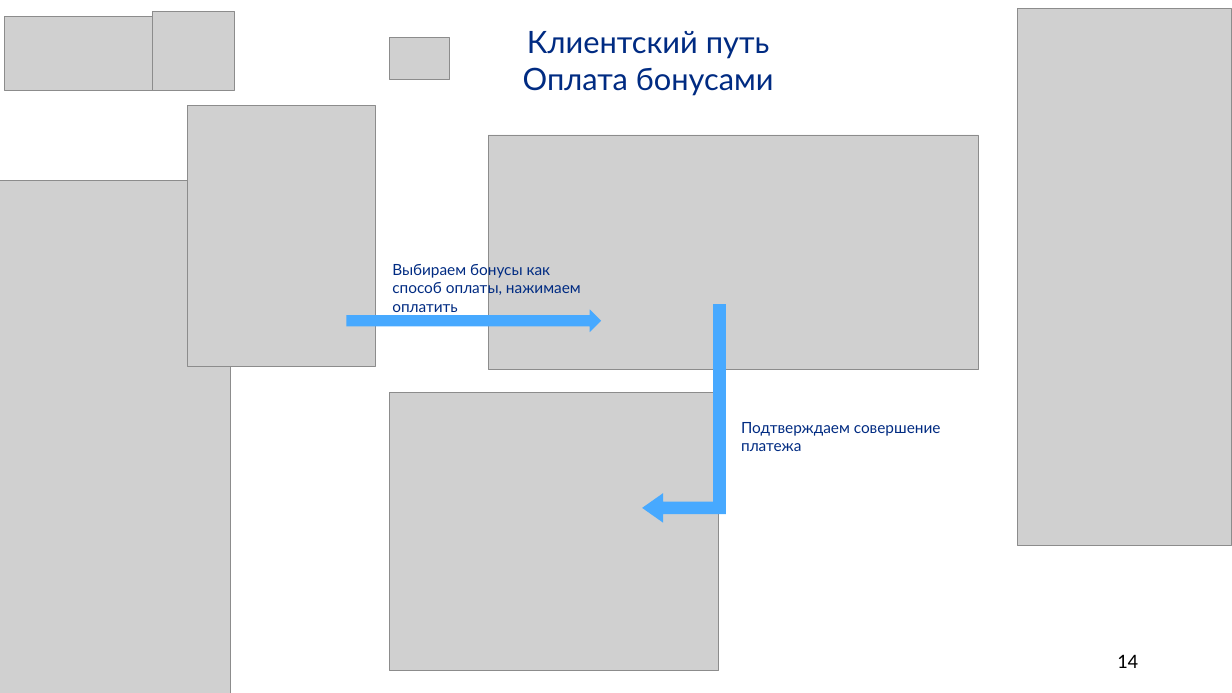
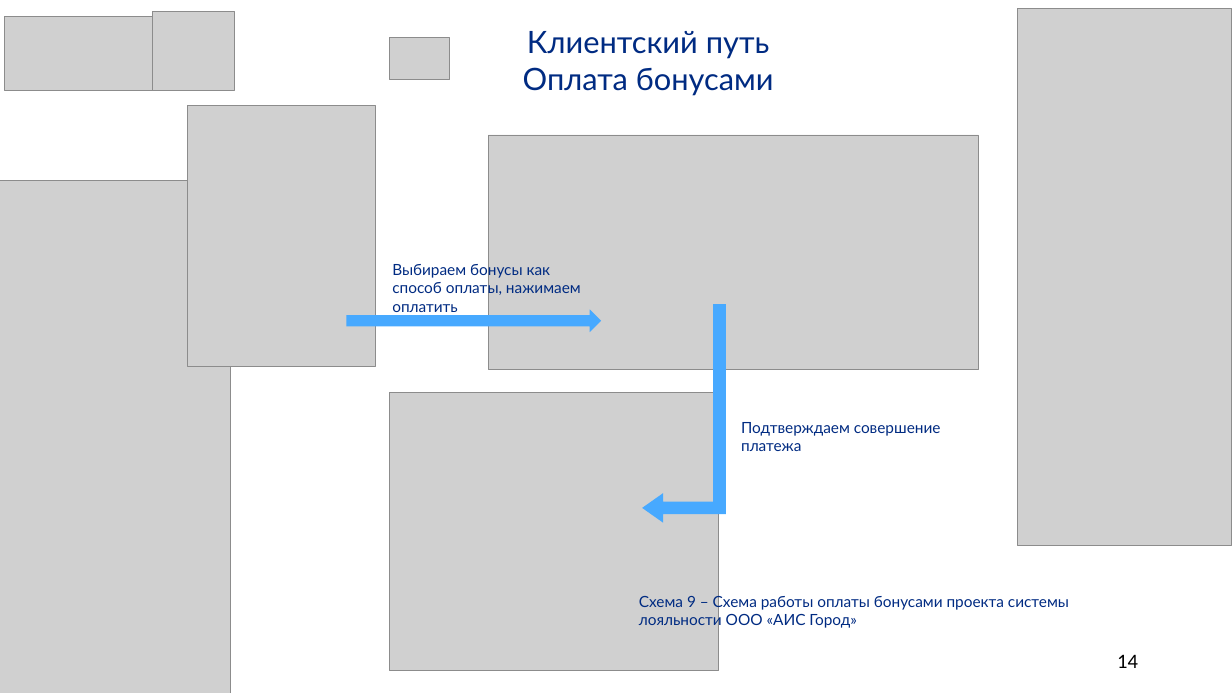
Before and after one commit to SalminaTatyana/DiplomNote, a slide deck: slide 14 of Иванова.pptx. Drawn at 1232x693 pixels with LibreOffice and Linux fonts; fonts in the diff are those of the drawing; grey boxes stand for pictures. Boxes give left, top, right and bottom in pixels: in the first picture for what was removed or moved away, otherwise in the second. Text is boxed around its words. In the diff, an @@ line names an element or a change of style, - is before the commit and + after.

```diff
--- a/Иванова.pptx
+++ b/Иванова.pptx
@@ text added at [639,593,1069,629], 12 pt, text #002B82 @@
+Схема 9 – Схема работы оплаты бонусами проекта системы лояльности ООО «АИС Город»
```
Also in this commit, not shown: 10 other slides changed.
